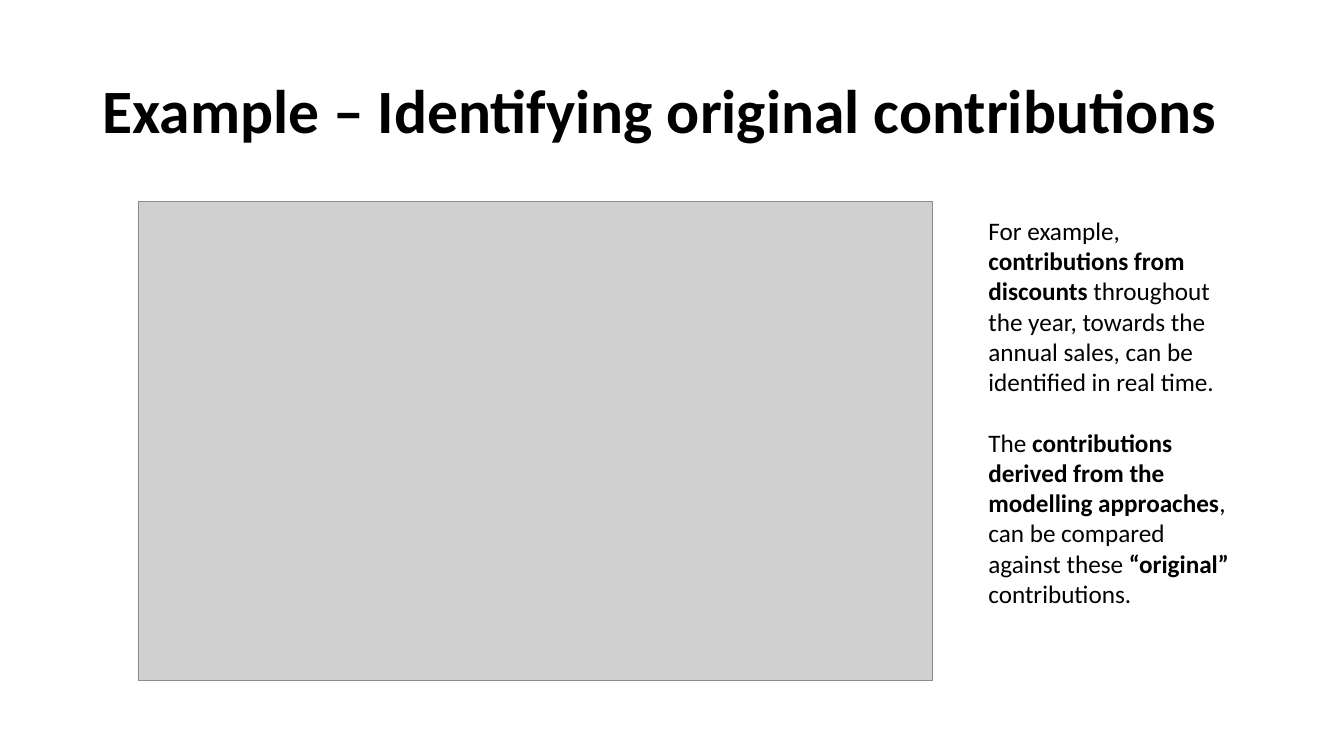
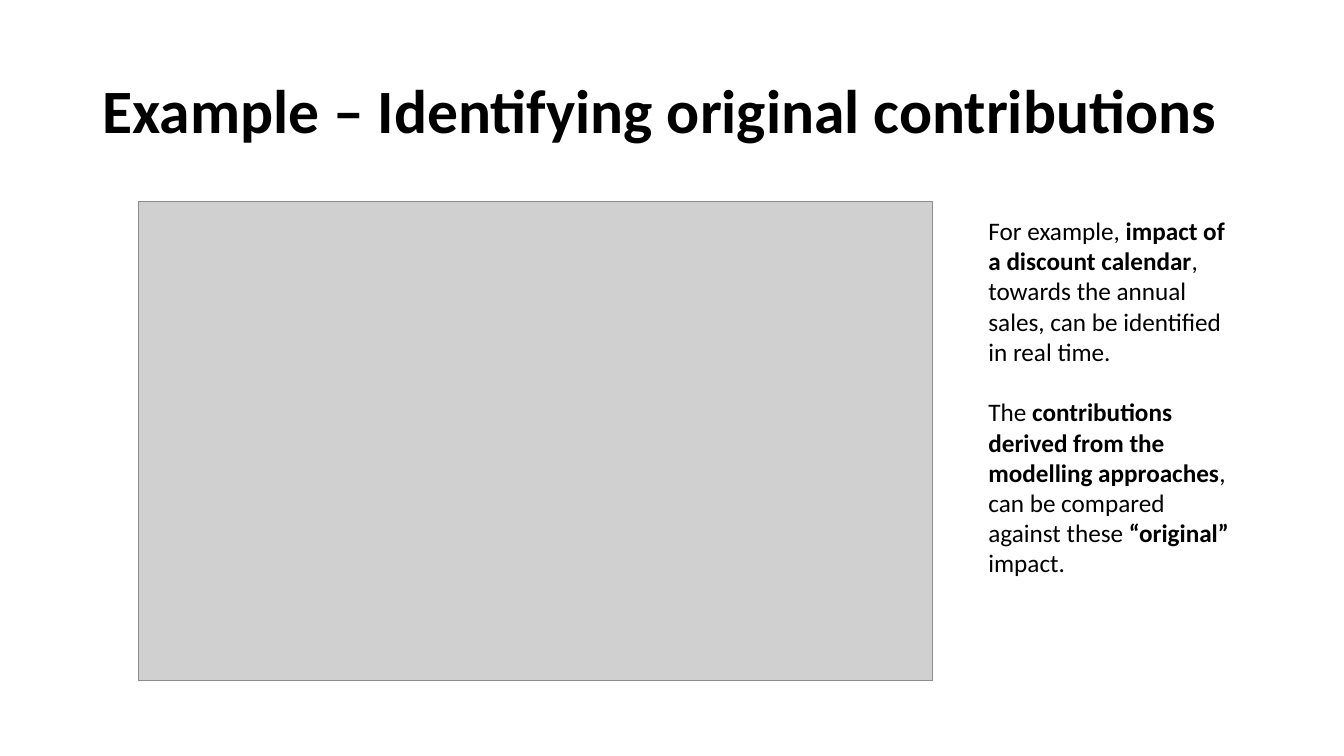
Before and after one commit to AnirbanChakraborty06/DBN-Data-Generator, a slide deck: slide 24 of Utility of Dynamic Bayesian Networks.pptx (slide 17 before the commit). Drawn at 1344x756 pixels with LibreOffice and Linux fonts; fonts in the diff are those of the drawing; grey boxes stand for pictures. Boxes give left, top, right and bottom in pixels: in the first picture for what was removed or moved away, otherwise in the second. Text is boxed around its words. In the diff, an @@ line names an element or a change of style, - is before the commit and + after.

```diff
--- a/Utility of Dynamic Bayesian Networks.pptx
+++ b/Utility of Dynamic Bayesian Networks.pptx
@@ text at bbox=[988, 222, 1229, 576]: text changed @@
-For example, contributions from discounts throughout the year, towards the annual sales, can be identified in real time.
-The contributions derived from the modelling approaches, can be compared against these “original” contributions.
+For example, impact of a discount calendar, towards the annual sales, can be identified in real time.
+The contributions derived from the modelling approaches, can be compared against these “original” impact.
```
Also in this commit, not shown: 5 other slides changed, 7 slides added.
